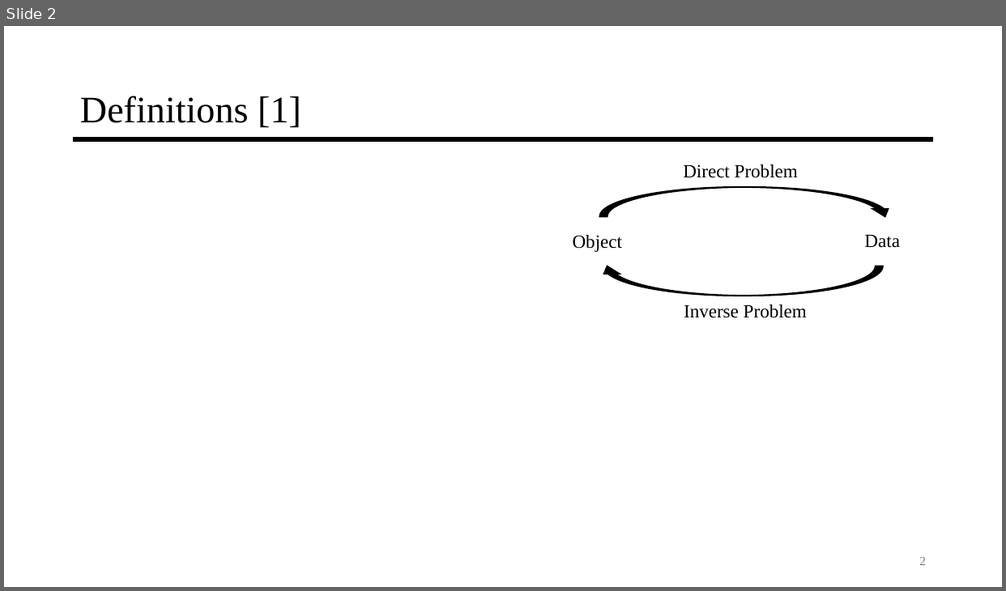
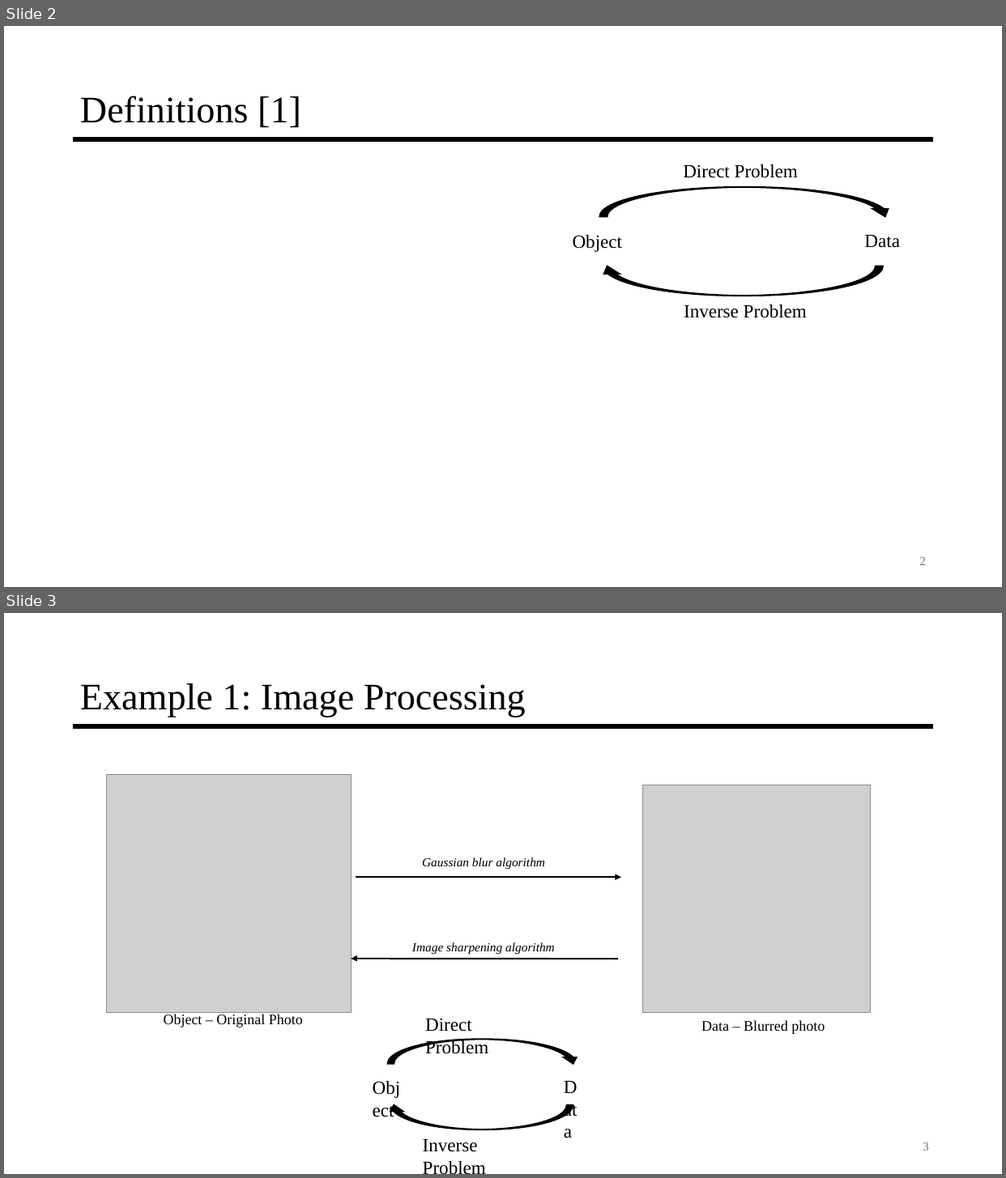
Before and after one commit to jyarch/inverse-mechanics-course, a slide deck: 0-Introduction/0-Introduction.pptx. Shown one above the other, each under a label of ours: slide 2 before the commit, slides 2 and 3 after it. The pictures are 1006x591 and 1006x1178 pixels, drawn with LibreOffice and Linux fonts; fonts in the diff are those of the drawing; grey boxes stand for pictures. Boxes give left, top, right and bottom in pixels: in the first picture for what was removed or moved away, otherwise in the second. Text is boxed around its words. In the diff, an @@ line names an element or a change of style, - is before the commit and + after.

Commit message:
intro slides - create 3 example problems
problem 1 - image blurring
problem 2 - simple beam problem, direct and inverse
problem 3 - simple beam problem with two materials

in addition, add more detail to definition slides

```diff
--- a/0-Introduction/0-Introduction.pptx
+++ b/0-Introduction/0-Introduction.pptx
@@ slide 3 added at [4, 613, 1002, 1174], background #FFFFFF; not listed: 1 template element that a slide beside it also shows @@
@@ title added at [80, 683, 526, 717], 36 pt, text #000000 @@
+Example 1: Image Processing
@@ picture added at [107, 775, 351, 1013] @@
@@ picture added at [642, 786, 870, 1013] @@
@@ arrow added from (356, 877) to (621, 877), #000000 1.5 pt @@
@@ text added at [422, 858, 545, 870], 12 pt, text #000000, italic @@
+Gaussian blur algorithm
@@ text added at [412, 943, 555, 955], 12 pt, text #000000, italic @@
+Image sharpening algorithm
@@ arrow added from (618, 959) to (351, 959), #000000 1.5 pt @@
@@ text added at [164, 1014, 303, 1028], 14 pt, text #000000 @@
+Object – Original Photo
@@ group added at [364, 1018, 590, 1152]: 4 texts, 2 curved down arrows @@
+Object
+Data
+Inverse Problem
+Direct Problem
@@ text added at [701, 1020, 825, 1034], 14 pt, text #000000 @@
+Data – Blurred photo
@@ page number added at [923, 1143, 929, 1151], 12 pt, text #797979 @@
+3
```
Also in this commit, not shown: 1 slide changed, 7 other slides added, 4 slides removed, 1 other file.
